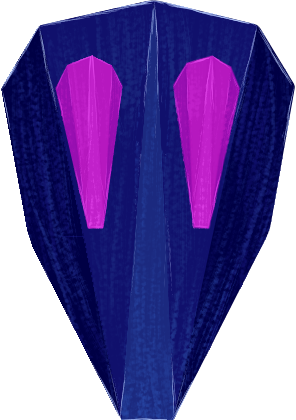
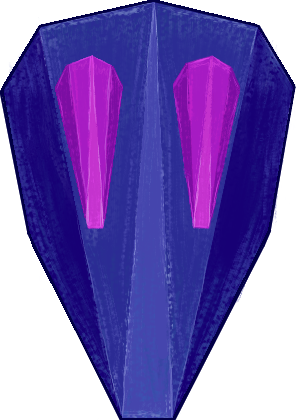
Layers edited between the first and the second 296×420 image:
added layer "Warstwa 17" above "Warstwa 16" over left=0, top=0, right=296, bottom=420
"Warstwa 16": opacity 100% → 90%, painted on it over left=0, top=0, right=256, bottom=256
"Warstwa 9(wklejone)": opacity 100% → 90%, painted on it over left=0, top=0, right=296, bottom=420
"Warstwa 15": opacity 100% → 81%, painted on it, masked it over left=0, top=0, right=296, bottom=420
painted on "Warstwa 5", masked it over left=0, top=0, right=296, bottom=420
